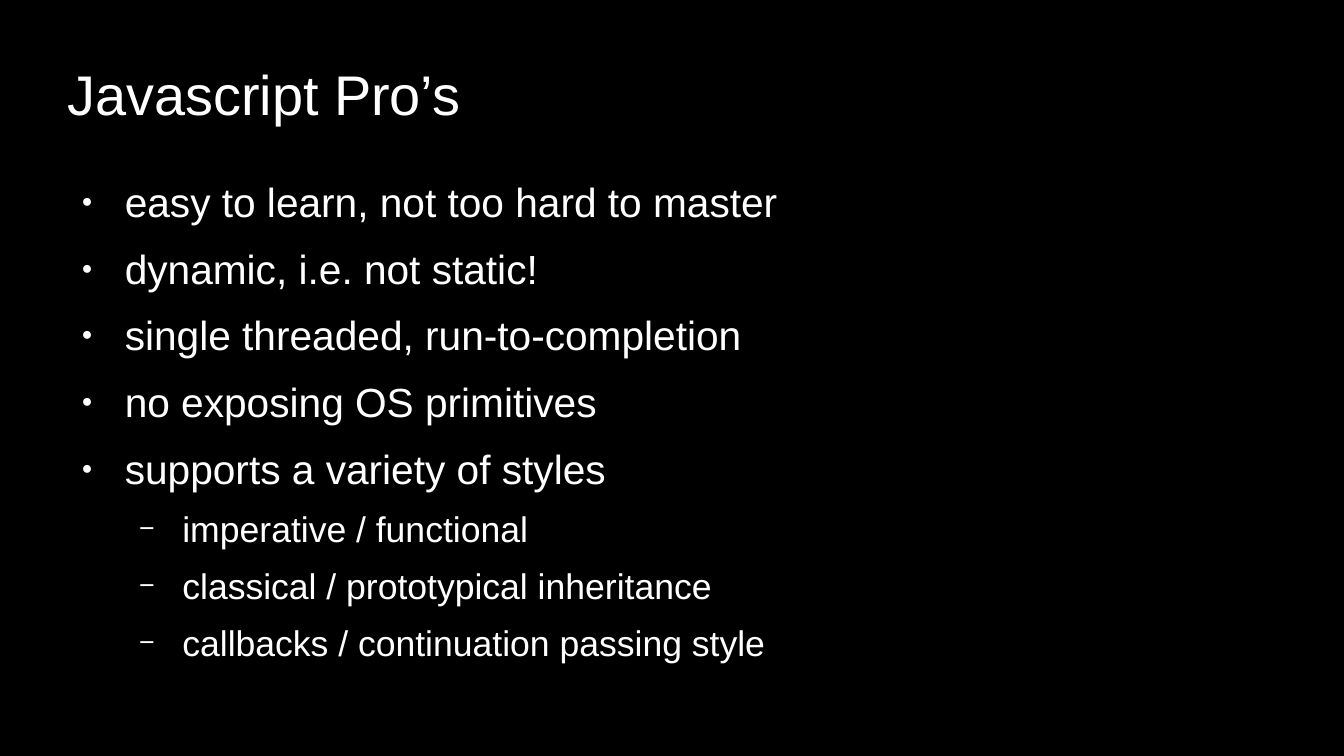
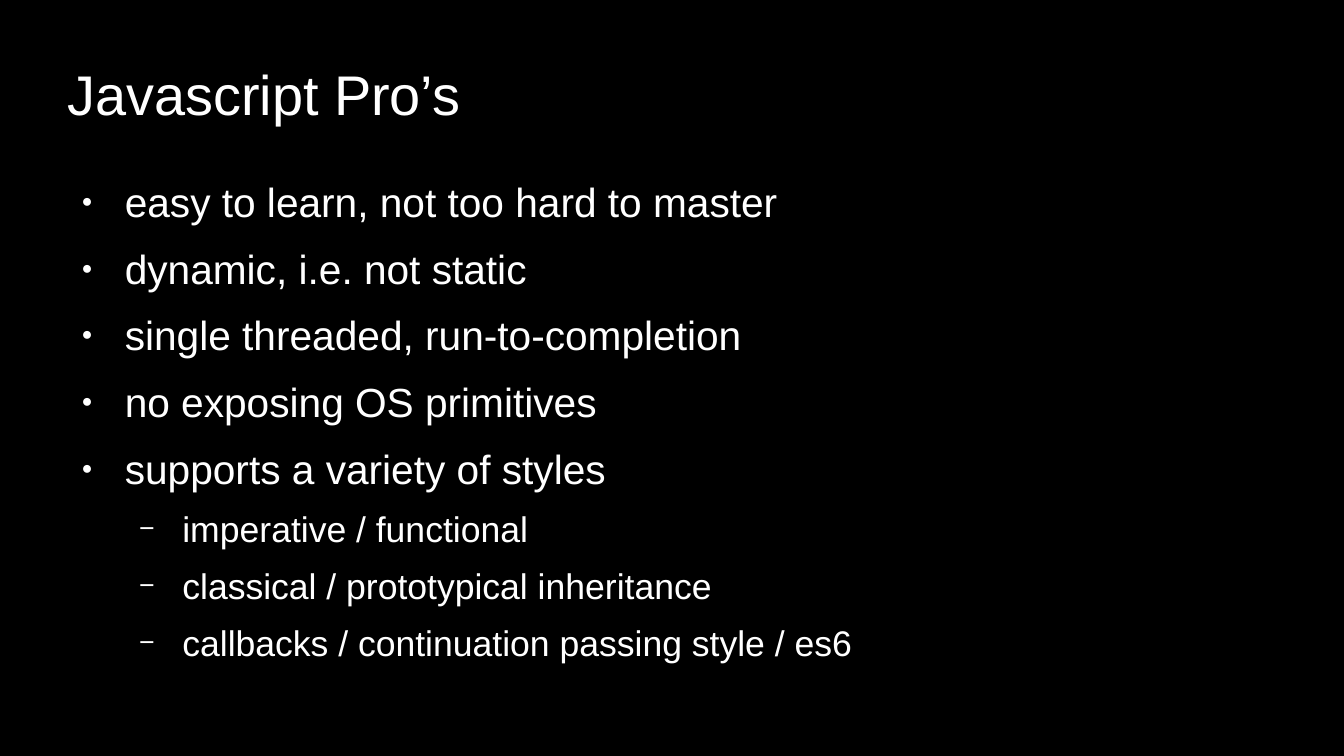
Before and after one commit to numical/jsacademy, a slide deck: slide 12 of session1/Talk1.odp (slide 14 before the commit). Drawn at 1344x756 pixels with LibreOffice and Linux fonts; fonts in the diff are those of the drawing. Boxes give left, top, right and bottom in pixels: in the first picture for what was removed or moved away, otherwise in the second. Text is boxed around its words. In the diff, an @@ line names an element or a change of style, - is before the commit and + after.

```diff
--- a/session1/Talk1.odp
+++ b/session1/Talk1.odp
@@ text at <box>125,254,527,291</box>: text changed @@
-● dynamic, i.e. not static!
+● dynamic, i.e. not static
@@ text at <box>182,630,852,663</box>: text changed @@
-  − callbacks / continuation passing style
+  − callbacks / continuation passing style / es6
```
Also in this commit, not shown: 8 other slides changed, 5 slides added, 4 slides removed, 15 other files.
